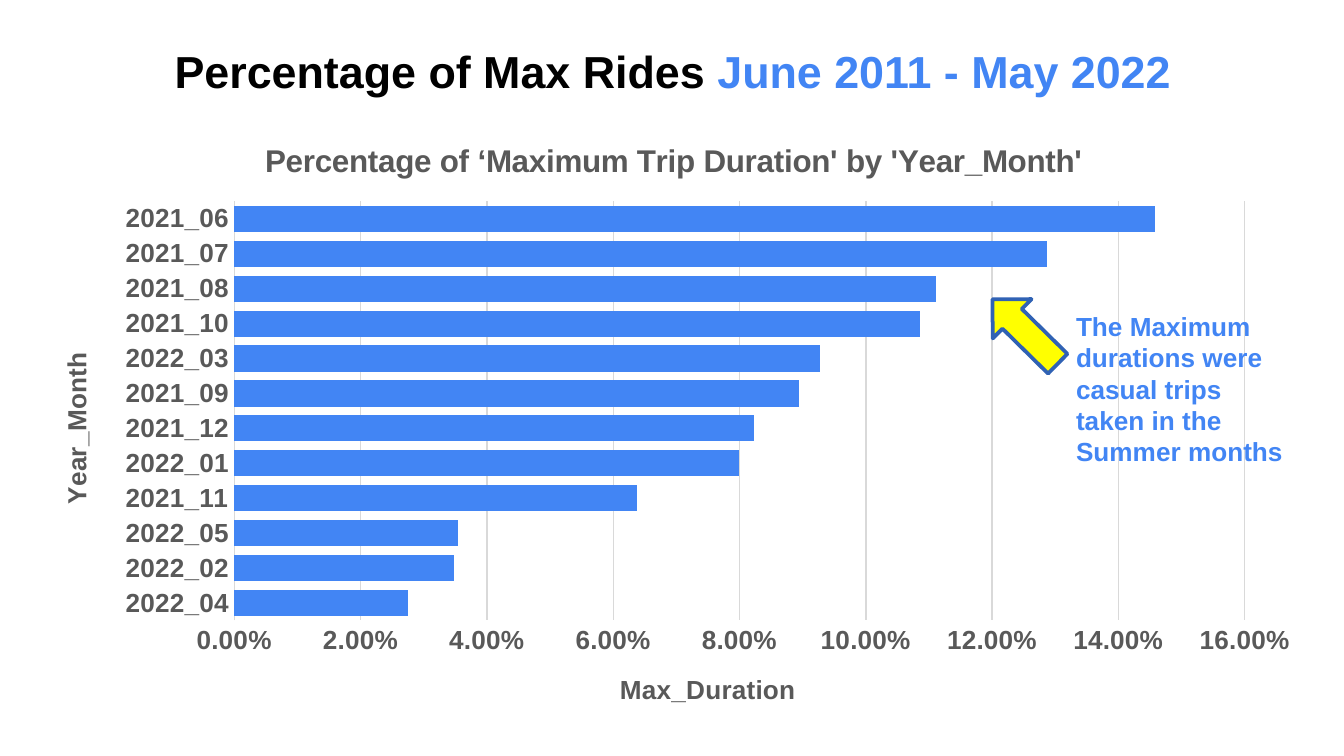
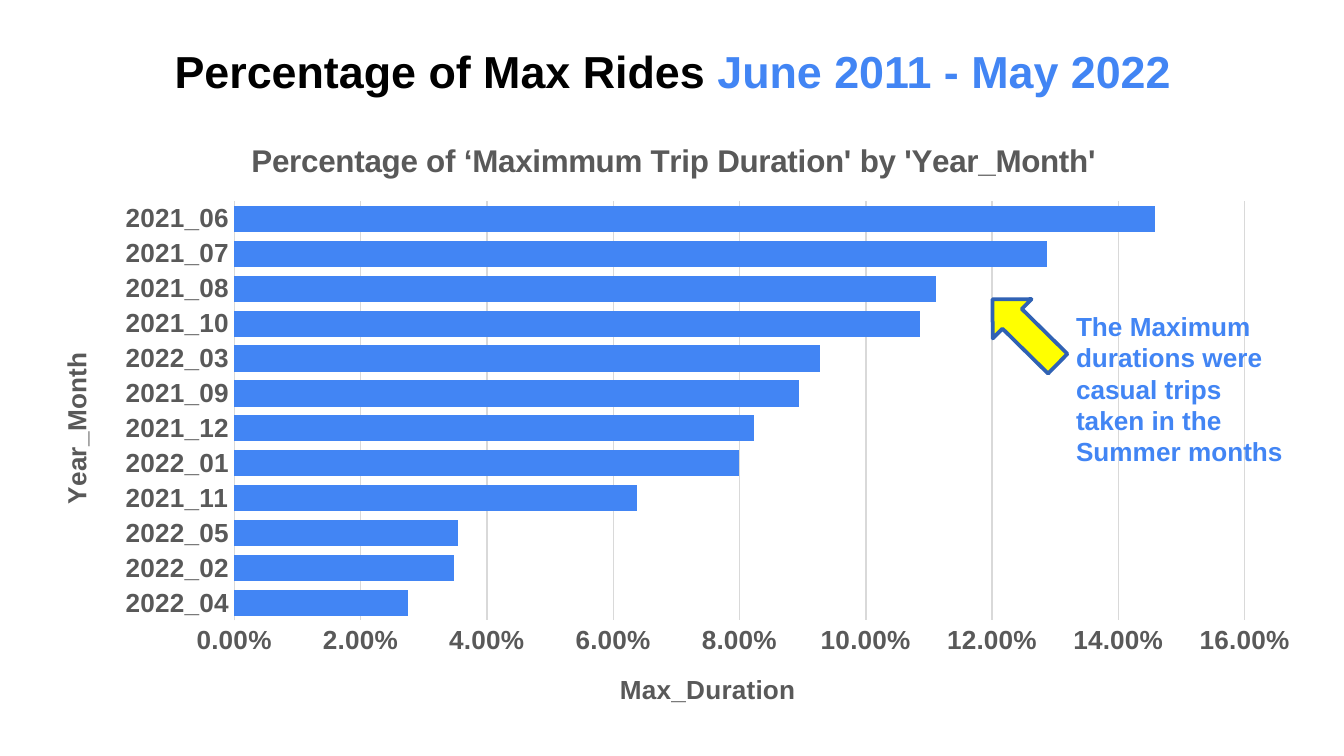
Before and after one commit to GitH2018/CC_DataAnalysis_Cyclistic.github.io, a slide deck: slide 17 of Data Analysis - Bike Trips_Readonly.ppsx. Drawn at 1344x756 pixels with LibreOffice and Linux fonts; fonts in the diff are those of the drawing. Boxes give left, top, right and bottom in pixels: in the first picture for what was removed or moved away, otherwise in the second. Text is boxed around its words. In the diff, an @@ line names an element or a change of style, - is before the commit and + after.

```diff
--- a/Data Analysis - Bike Trips_Readonly.ppsx
+++ b/Data Analysis - Bike Trips_Readonly.ppsx
@@ bar chart at (31,116,1316,735) @@
@@ title "Percentage of ‘Maximum Trip Duration' by 'Year_Month' " to "Percentage of ‘Maximmum Trip Duration' by 'Year_Month' " @@
```
Also in this commit, not shown: 11 other slides changed.
